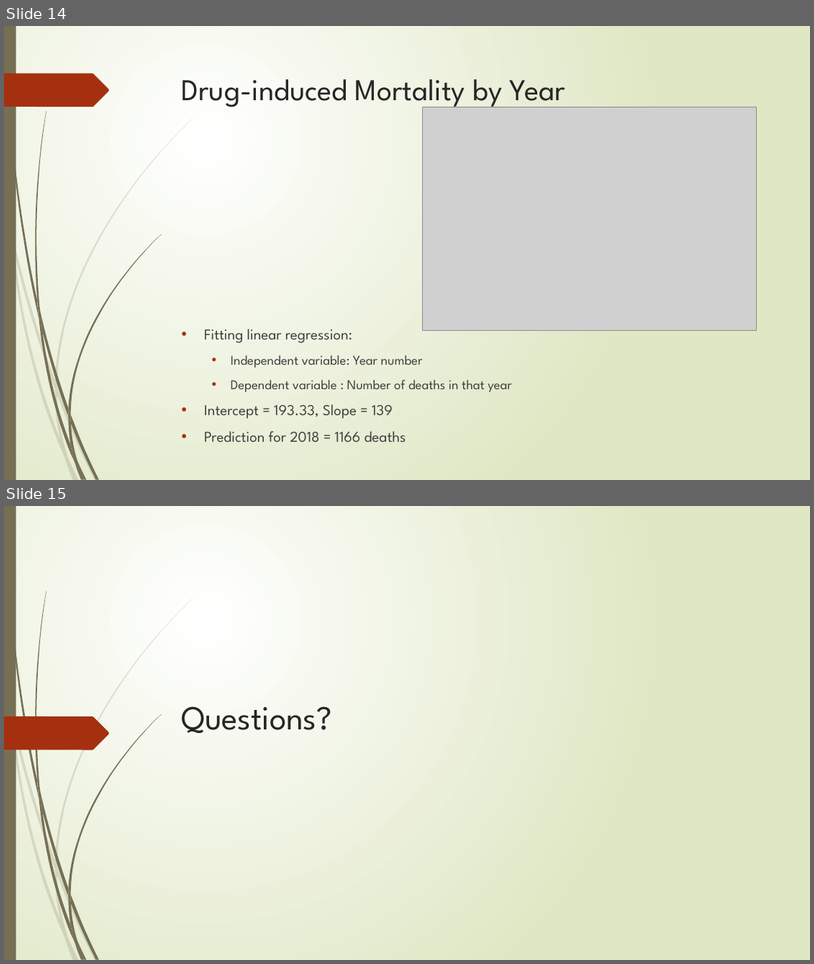
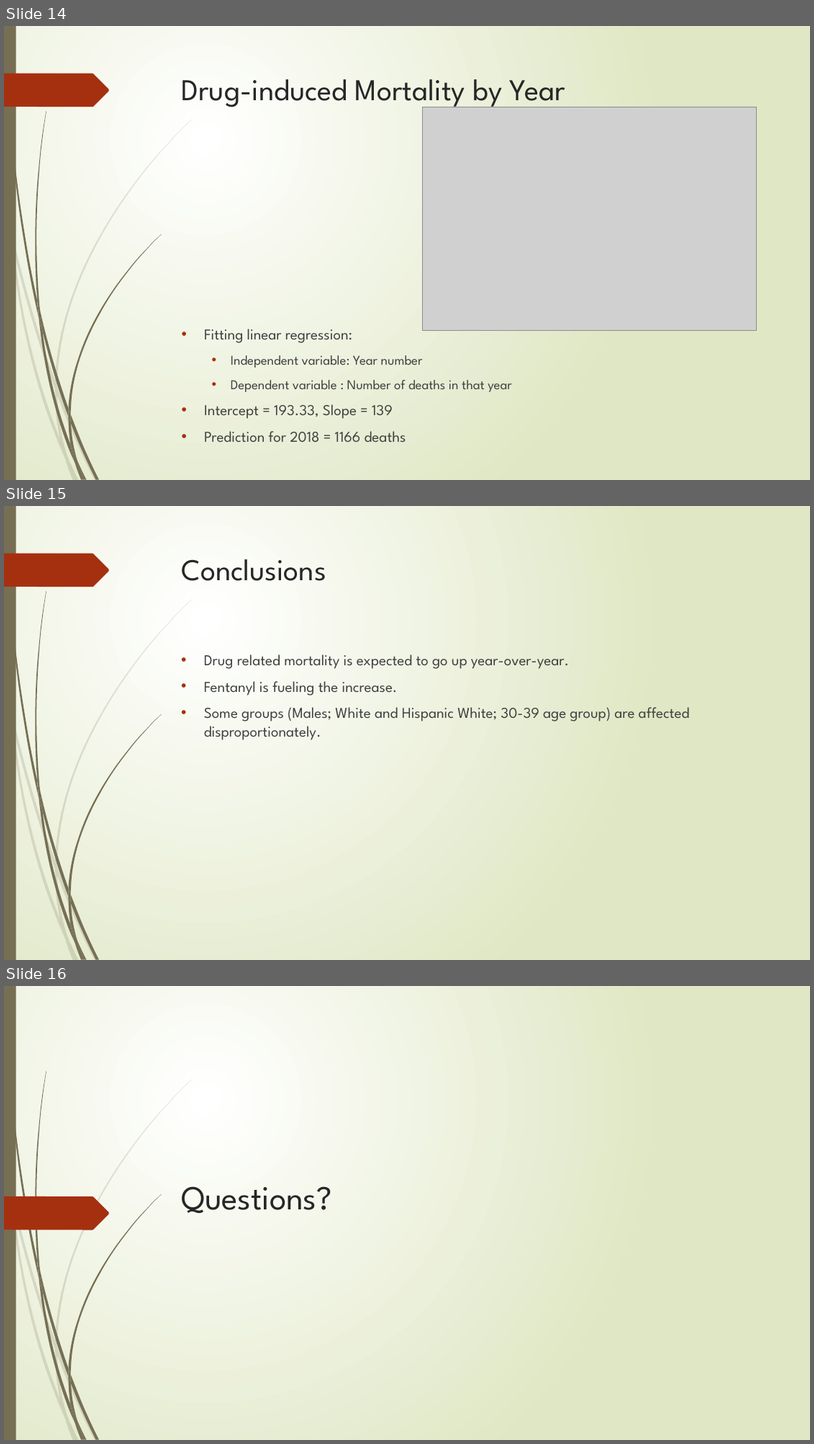
Before and after one commit to yayunl/DataViz-Project1, a slide deck: Drug Mortality and Socio-Economic conditions in Connecticut.pptx. Shown one above the other, each under a label of ours: slides 14 and 15 before the commit, slides 14, 15 and 16 after it. The pictures are 814x964 and 814x1444 pixels, drawn with LibreOffice and Linux fonts; fonts in the diff are those of the drawing; grey boxes stand for pictures. Boxes give left, top, right and bottom in pixels: in the first picture for what was removed or moved away, otherwise in the second. Text is boxed around its words. In the diff, an @@ line names an element or a change of style, - is before the commit and + after.

```diff
--- a/Drug Mortality and Socio-Economic conditions in Connecticut.pptx
+++ b/Drug Mortality and Socio-Economic conditions in Connecticut.pptx
@@ slide 15 added at (x1=4, y1=506, x2=810, y2=960), background gradient #FFFFFF to #DFE8C4; not listed: 24 template elements that a slide beside it also shows @@
@@ title added at (x1=182, y1=559, x2=327, y2=581), 36 pt, text #262626 @@
+Conclusions
@@ text added at (x1=204, y1=654, x2=690, y2=740), 18 pt, text #404040 @@
+• Drug related mortality is expected to go up year-over-year.
+• Fentanyl is fueling the increase.
+• Some groups (Males; White and Hispanic White; 30-39 age group) are affected disproportionately.
@@ what was slide 15 is now slide 16 @@
```
Also in this commit, not shown: 1 slide changed, 3 other files.
